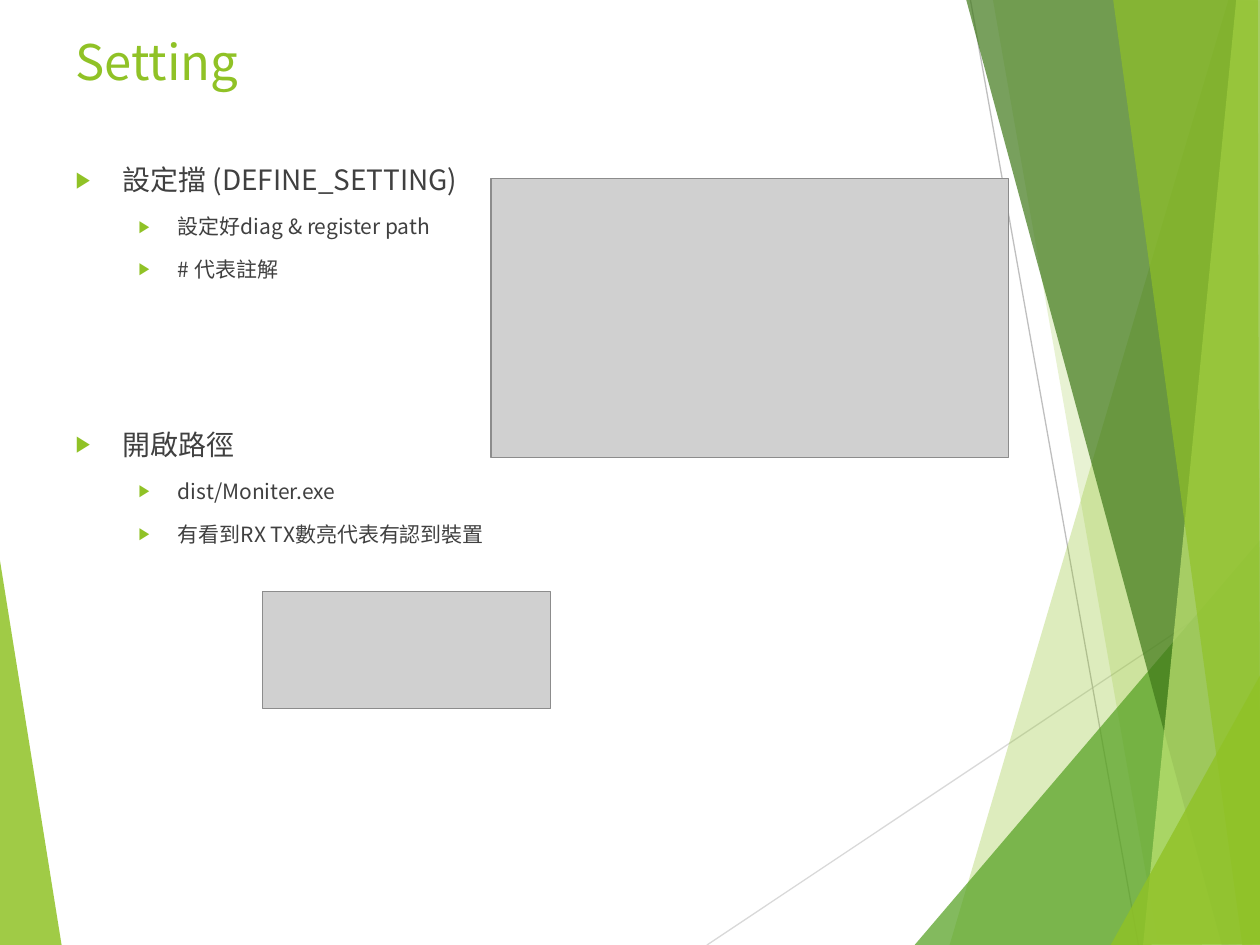
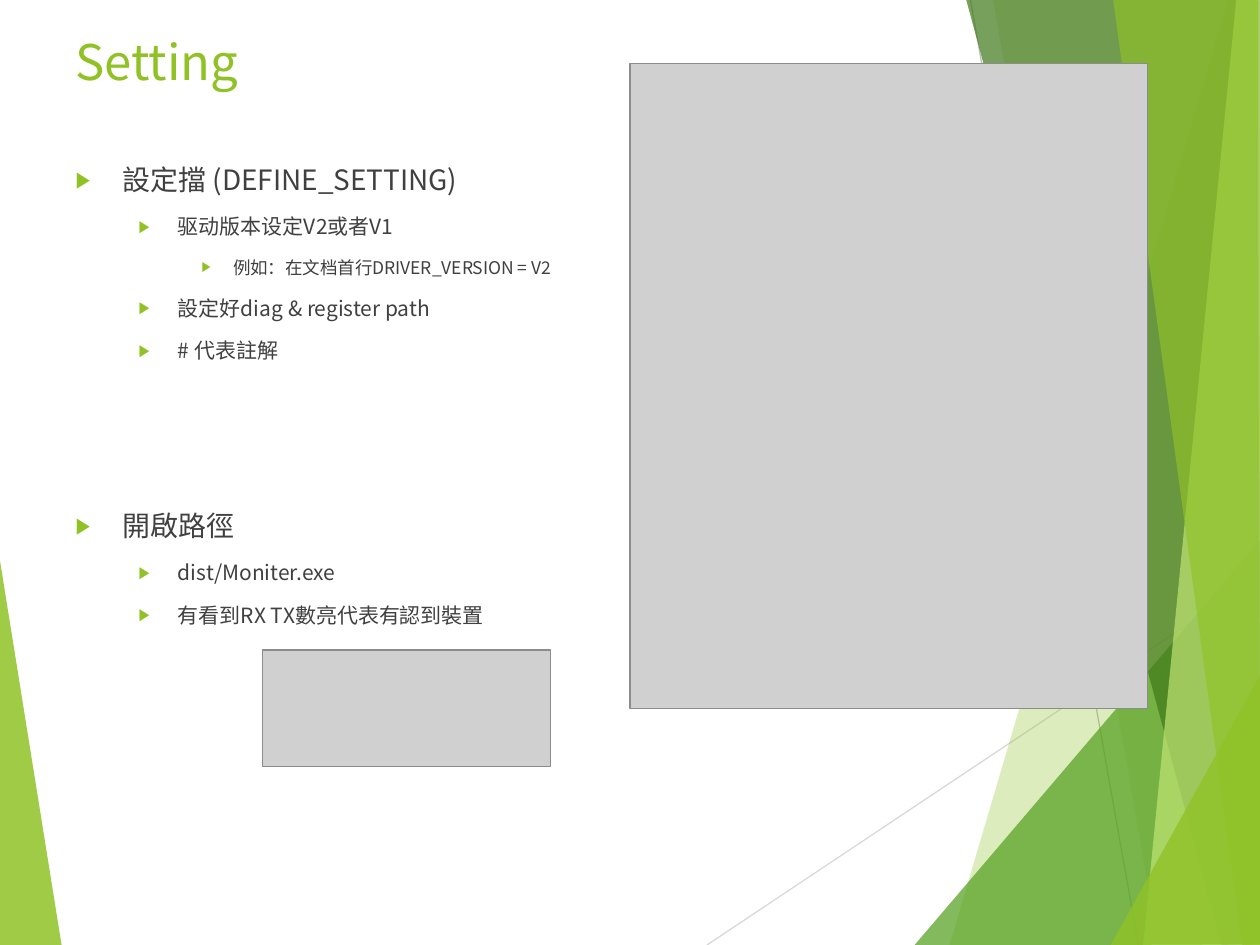
Before and after one commit to MorgenYang/wareless_adb_debug_tool, a slide deck: slide 2 of Monitor/操作說明.pptx. Drawn at 1260x945 pixels with LibreOffice and Linux fonts; fonts in the diff are those of the drawing; grey boxes stand for pictures. Boxes give left, top, right and bottom in pixels: in the first picture for what was removed or moved away, otherwise in the second. Text is boxed around its words. In the diff, an @@ line names an element or a change of style, - is before the commit and + after.

```diff
--- a/Monitor/操作說明.pptx
+++ b/Monitor/操作說明.pptx
@@ picture added at bbox=[630, 64, 1148, 708] @@
@@ picture removed at bbox=[491, 179, 1009, 459] @@
@@ text at bbox=[178, 216, 551, 277]: paragraphs added @@
+  ▶ 驱动版本设定V2或者V1
+    ▶ 例如：在文档首行DRIVER_VERSION = V2
@@ picture: place and size @@
-picture at bbox=[263, 591, 551, 708]
+picture at bbox=[263, 650, 551, 767]
```
Also in this commit, not shown: 14 other files.
